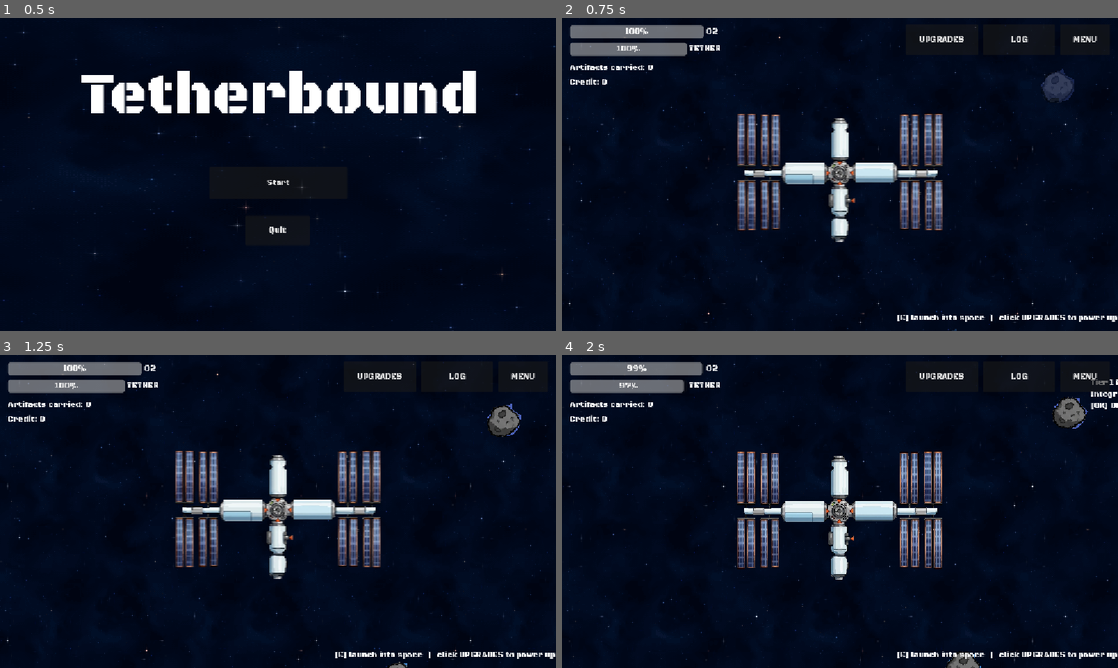
Above: before the commit, frames 1-4 (two rows, left to right).
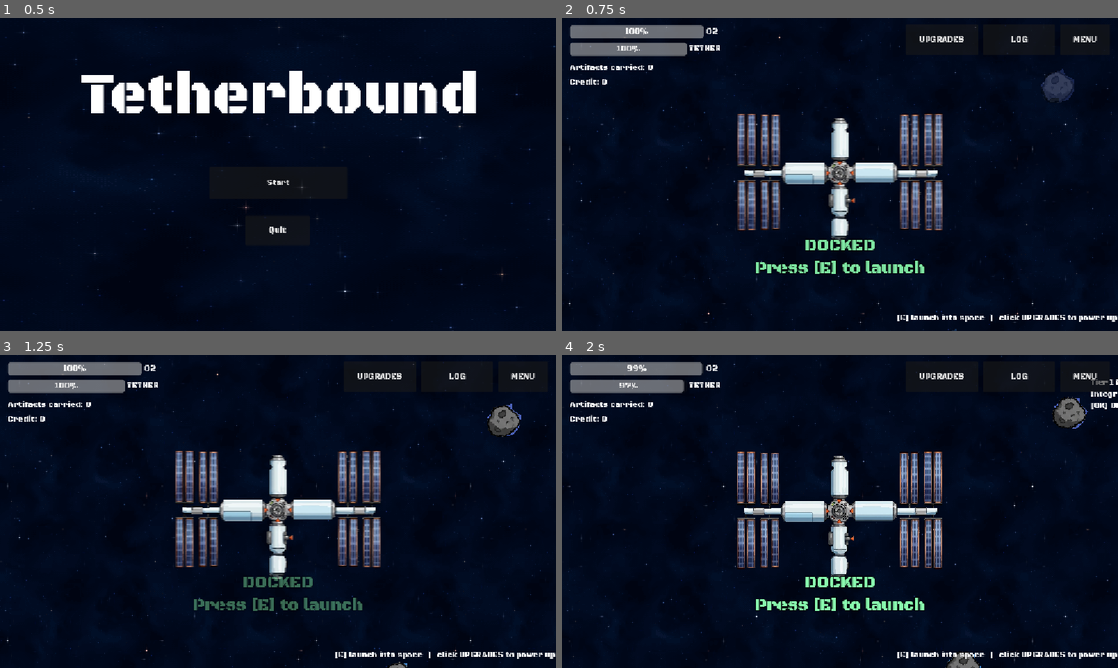
Above: after the commit, the same moments.

Repository: sirakit/Godot_Game_Jam_Project
Game: Godot game, scene res://Scenes/main_menu.tscn
Two runs of this game, one before a commit and one after it. Both use one fixed random seed, a clock stepped at 60 frames per second and the inputs below.
Inputs (mouse positions are in pixels of both pictures, inside the frame that each line leads up to):
- Up to frame 1 (0.5 s): no input
- Up to frame 2 (0.75 s): click "Start" at 0.5 s
- Up to frame 3 (1.25 s): no input
- Up to frame 4 (2 s): tap E (interact) at 1.25, 1.55 s; move the mouse to (1067, 420) at 1.27 s; hold D (move_right) from 1.28 s (still down); hold Space (chisel) from 1.28 s (still down); click (1067, 420) at 1.42 s

Frame 1 is identical in both runs. In frame 2, 1.0% of the frame differs, in the area x 34-66%, y 70-82%; in frame 3, 0.9%; in frame 4, 1.1%.

Commit message:
Updated Ver 0.4.1 - 0.4.3
Rocks cool down on their own when not being chiseled
overheating warning; collect and dock notifications
changed UI collection log to look more interesting
updated HTML

Diff:
--- a/Scenes/space.tscn
+++ b/Scenes/space.tscn
@@ -160,12 +160,13 @@
 [node name="PerfectLabel" type="Label" parent="CanvasLayer2/UI" unique_id=1855824627]
 modulate = Color(1, 1, 0, 1)
 layout_mode = 0
-offset_left = 786.0
-offset_top = 174.0
-offset_right = 994.0
-offset_bottom = 197.0
+offset_left = 730.0
+offset_top = 266.0
+offset_right = 938.0
+offset_bottom = 289.0
 theme_override_fonts/font = ExtResource("11_0b4c6")
 text = " PERFECT EXTRACTION! "
+horizontal_alignment = 1
 
 [node name="UpgradeButtons" type="HBoxContainer" parent="CanvasLayer2/UI" unique_id=1901410214]
 visible = false
--- a/Scripts/Game.gd
+++ b/Scripts/Game.gd
@@ -11,6 +11,10 @@
 signal perfect_extraction()
 signal debris_hit()
 signal dock_penalty_applied(penalty: float, lost: int)
+signal artifact_collected(tier: int, artifact_name: String, quality: int, is_new: bool)
+signal heat_danger_changed(active: bool)
+signal launched()
+signal docked(handed_in: int, earned: int)
 
 
 var restart_progress: float = 0.0
@@ -62,6 +66,10 @@
 var ui_modal_open: bool = false
 var recall_progress: float = 0.0
 
+var collected_counts: Dictionary = {}   # ชื่อ artifact -> จำนวนที่เก็บ
+var best_quality: Dictionary = {}       # ชื่อ artifact -> คุณภาพสูงสุด (%)
+var _hot_rocks: Dictionary = {}         # id หินที่ร้อนเกินเส้นอันตรายตอนถูกตอก
+
 func get_upgrade_cost(id: String) -> int:
 	return int(UPGRADE_BASE_COST[id] * pow(UPGRADE_COST_GROWTH, upgrade_levels[id]))
 
@@ -74,14 +82,18 @@
 func start_outside() -> void:
 	is_outside = true
 	reset_trip()
+	launched.emit()
 
 func dock(penalty: float = 0.0) -> void:
 	is_outside = false
 	var lost := 0
+	var handed := carried_artifacts.size()
+	var gained := 0
 	for a in carried_artifacts:
 		var full := int(a["value"] * income_multiplier)
 		var earned := int(full * (1.0 - penalty))
 		lost += full - earned
+		gained += earned
 		points += earned
 		total_earned += earned
 	carried_artifacts.clear()
@@ -89,19 +101,39 @@
 	artifacts_changed.emit(0)
 	trip_ended.emit()
 	if lost > 0:
-		dock_penalty_applied.emit(penalty, lost)
+		dock_penalty_applied.emit(penalty, lost)      # ป้ายค่าปรับสำคัญกว่า จึงไม่ซ้อนป้ายสรุป
+	else:
+		docked.emit(handed, gained)
 
 func add_artifact(art_data: Dictionary) -> void:
 	carried_artifacts.append(art_data)
 	artifacts_changed.emit(carried_artifacts.size())
 
 	var art_name: String = art_data.get("name", "")
-	# นับเข้าสมุดสะสมเฉพาะชื่อที่อยู่ในแคตตาล็อกจริง กัน "Unknown Artifact" มาดันตัวเลข
-	if ArtifactDB.is_valid(art_name) and not discovered_artifacts.has(art_name):
-		discovered_artifacts[art_name] = true
-		collection_changed.emit()
-		if discovered_artifacts.size() >= ArtifactDB.all_names().size():
-			collection_completed.emit()
+	var tier: int = art_data.get("tier", 0)
+	var quality: int = art_data.get("quality", 0)
+	var is_new := false
+	if ArtifactDB.is_valid(art_name):
+		collected_counts[art_name] = int(collected_counts.get(art_name, 0)) + 1
+		best_quality[art_name] = maxi(int(best_quality.get(art_name, 0)), quality)
+		is_new = not discovered_artifacts.has(art_name)
+		if is_new:
+			discovered_artifacts[art_name] = true
+			collection_changed.emit()
+			if discovered_artifacts.size() >= ArtifactDB.all_names().size():
+				collection_completed.emit()
+	artifact_collected.emit(tier, art_name, quality, is_new)
+
+# หินแต่ละก้อนแจ้งว่า "ร้อนเกินเส้นตอนถูกตอก" หรือเปล่า เตือนเมื่อมีอย่างน้อย 1 ก้อน
+func set_rock_hot(id: int, hot: bool) -> void:
+	var was := not _hot_rocks.is_empty()
+	if hot:
+		_hot_rocks[id] = true
+	else:
+		_hot_rocks.erase(id)
+	var now := not _hot_rocks.is_empty()
+	if now != was:
+		heat_danger_changed.emit(now)
 
 func tick(delta: float) -> void:
 	if is_outside:
@@ -182,6 +214,10 @@
 	points_changed.emit(points)
 	artifacts_changed.emit(0)
 	upgrades_changed.emit()
+	collected_counts.clear()
+	best_quality.clear()
+	_hot_rocks.clear()
+	heat_danger_changed.emit(false)
 
 # ความเร็วสูงสุดที่เพิ่มต่อแรงขับ 1 หน่วย: dt(1/60) x damping(0.92) / (1 - 0.92) ถ้าเปลี่ยน damping ใน player.gd ต้องแก้ตรงนี้
 func speed_gain(thrust_bonus: float) -> int:
--- a/Scripts/UI.gd
+++ b/Scripts/UI.gd
@@ -1,5 +1,6 @@
 extends Control
 
+const UI_FONT := preload("res://Assets/fonts/Black_Ops_One/BlackOpsOne-Regular.ttf")
 const AUTO_OPEN_SHOP_AFTER_DOCK := false        # true = เปิด popup อัปเกรดเองตอนกลับยานถ้ามีของซื้อได้
 
 @onready var oxygen_bar: ProgressBar = $OxygenBar
@@ -15,9 +16,15 @@
 var _restart_btn: Button
 var _restart_armed: bool = false
 var _toast: Label
+var _dock_banner: Label
+var _heat_warn: Label
 var _toast_tween: Tween
 
+
 func _ready() -> void:
+	var t := Theme.new()
+	t.default_font = UI_FONT
+	theme = t           # ลูกทุกตัวของ UI (รวมสมุดสะสมและ popup ที่สร้างด้วยโค้ด) ใช้ฟอนต์นี้เอง
 	process_mode = Node.PROCESS_MODE_ALWAYS          # ให้ปุ่มเมนูกดได้ตอนเกมหยุด (pause)
 	Game.oxygen_changed.connect(_on_oxygen_changed)
 	Game.tether_changed.connect(_on_tether_changed)
@@ -28,6 +35,10 @@
 	Game.debris_hit.connect(_on_debris_hit)
 	Game.dock_penalty_applied.connect(_on_dock_penalty)
 	Game.trip_ended.connect(_on_trip_ended)
+	Game.artifact_collected.connect(_on_artifact_collected)
+	Game.heat_danger_changed.connect(_on_heat_danger)
+	Game.docked.connect(_on_docked)
+
 
 	hit_flash.mouse_filter = Control.MOUSE_FILTER_IGNORE   # ไม่งั้นบล็อกเมาส์ ทำให้ hover/แตะหินไม่ติด
 	hit_flash.color.a = 0.0
@@ -40,6 +51,7 @@
 	_build_upgrade_panel()
 	_build_menu()
 	_build_toast()
+	_build_banners()
 
 	if has_node("PerfectLabel"):
 		$PerfectLabel.visible = false
@@ -195,6 +207,14 @@
 
 # ---------- ทุกเฟรม ----------
 func _process(_delta: float) -> void:
+	var t := Time.get_ticks_msec() / 1000.0
+	var docked_now := not Game.is_outside and not Game.ui_modal_open   # popup เปิดอยู่ไม่ต้องโชว์
+	_dock_banner.visible = docked_now
+	if docked_now:
+		_dock_banner.text = "DOCKED\nPress [E] to launch"
+		_dock_banner.modulate.a = 0.7 + 0.3 * sin(t * 4.0)           # กะพริบช้าๆ ให้รู้ว่ากดได้
+	if _heat_warn.visible:
+		_heat_warn.modulate.a = 0.55 + 0.45 * absf(sin(t * 9.0))     # กะพริบเร็วกว่า = เร่งด่วน
 	_btn_upgrades.visible = not Game.is_outside
 	if Game.is_outside and _upgrade_panel.visible:
 		_upgrade_panel.close()
@@ -286,3 +306,45 @@
 		_show_toast("OUT OF OXYGEN   -%d%%   (-%d pt)" % [pct, lost], Color(1.0, 0.35, 0.3))
 	else:
 		_show_toast("RECALL FEE   -%d%%   (-%d pt)" % [pct, lost], Color(1.0, 0.75, 0.3))
+
+func _make_banner(size: int, color: Color) -> Label:
+	var l := Label.new()
+	l.mouse_filter = Control.MOUSE_FILTER_IGNORE
+	l.horizontal_alignment = HORIZONTAL_ALIGNMENT_CENTER
+	l.add_theme_font_size_override("font_size", size)
+	l.add_theme_color_override("font_color", color)
+	l.add_theme_color_override("font_outline_color", Color(0, 0, 0, 0.85))
+	l.add_theme_constant_override("outline_size", 8)    # ขอบดำ อ่านออกบนพื้นหลังดาว
+	l.visible = false
+	add_child(l)
+	return l
+
+func _build_banners() -> void:
+	_dock_banner = _make_banner(34, Color(0.55, 1.0, 0.7))
+	_dock_banner.set_anchors_preset(Control.PRESET_CENTER_BOTTOM)
+	_dock_banner.offset_left = -400.0
+	_dock_banner.offset_right = 400.0
+	_dock_banner.offset_top = -200.0
+	_dock_banner.offset_bottom = -90.0
+	_heat_warn = _make_banner(30, Color(1.0, 0.35, 0.25))
+	_heat_warn.set_anchors_preset(Control.PRESET_CENTER_TOP)
+	_heat_warn.offset_left = -400.0
+	_heat_warn.offset_right = 400.0
+	_heat_warn.offset_top = 120.0
+	_heat_warn.text = "OVERHEATING!   release to cool down"
+
+func _on_heat_danger(active: bool) -> void:
+	_heat_warn.visible = active
+
+func _on_artifact_collected(tier: int, artifact_name: String, quality: int, is_new: bool) -> void:
+	var r := MeteoriteTiers.rarity(tier)
+	var col: Color = MeteoriteTiers.RARITY_COLORS[r]
+	var rarity_name: String = MeteoriteTiers.RARITY_NAMES[r]
+	if is_new:
+		_show_toast("NEW DISCOVERY!   T%d  %s  (%s)" % [tier, artifact_name, rarity_name], col)
+	else:
+		_show_toast("Collected   T%d  %s   %d%%" % [tier, artifact_name, quality], col)
+
+func _on_docked(handed_in: int, earned: int) -> void:
+	if handed_in > 0:
+		_show_toast("HANDED IN   %d artifact%s   +%d pt" % [handed_in, "" if handed_in == 1 else "s", earned], Color(0.55, 1.0, 0.7))
--- a/Scripts/collection_log.gd
+++ b/Scripts/collection_log.gd
@@ -1,69 +1,159 @@
 extends PanelContainer
 
-@onready var grid: GridContainer = $VBox/Grid
-@onready var count_label: Label = $VBox/CountLabel
+const TIERS_PER_RARITY := 2
+const HIDDEN := Color(0.45, 0.50, 0.60)
 
-const COLOR_FOUND := Color(0.55, 1.0, 0.65)
-const COLOR_HIDDEN := Color(0.55, 0.55, 0.55)
-const COLOR_RARE_HIDDEN := Color(0.237, 0.587, 0.79, 1.0)
-const COLOR_EPIC_HIDDEN := Color(0.846, 0.281, 0.754, 1.0)
-const COLOR_LEGENDARY_HIDDEN := Color(0.94, 0.615, 0.16, 1.0)
-const COLOR_ANCIENT_HIDDEN := Color(0.79, 0.024, 0.024, 1.0)
-
-var _rows: Dictionary = {}   # ชื่อ artifact -> Label
+var _cells: Array = []              # index = tier - 1
+var _count: Label
+var _new_tiers: Dictionary = {}     # tier ที่เพิ่งเจอและยังไม่ได้เปิดดู
 
 func _ready() -> void:
 	visible = false
+	for c in get_children():
+		c.queue_free()
+	_build()
 	Game.collection_changed.connect(_refresh)
 	Game.collection_completed.connect(_refresh)
-	_build_grid()
+	Game.artifact_collected.connect(_on_collected)
+	visibility_changed.connect(_on_visibility_changed)
 	_refresh()
 
-func _build_grid() -> void:
-	for child in grid.get_children():
-		child.queue_free()
-	_rows.clear()
-	for entry_name in ArtifactDB.all_names():
-		var lbl := Label.new()
-		grid.add_child(lbl)
-		_rows[entry_name] = lbl
+func _build() -> void:
+	var margin := MarginContainer.new()
+	for side in ["left", "right", "top", "bottom"]:
+		margin.add_theme_constant_override("margin_" + side, 16)
+	add_child(margin)
+	var root := VBoxContainer.new()
+	root.add_theme_constant_override("separation", 8)
+	margin.add_child(root)
+
+	var head := HBoxContainer.new()
+	root.add_child(head)
+	var title := _line(26)
+	title.text = "COLLECTION"
+	title.size_flags_horizontal = Control.SIZE_EXPAND_FILL
+	head.add_child(title)
+	_count = _line(20)
+	head.add_child(_count)
+
+	for r in MeteoriteTiers.RARITY_NAMES.size():
+		root.add_child(_make_strip(r))
+
+	var hint := _line(12)
+	hint.text = "Farther zones hold higher tiers.   [C] or LOG to close"
+	hint.add_theme_color_override("font_color", HIDDEN)
+	root.add_child(hint)
+
+func _line(size: int) -> Label:
+	var l := Label.new()
+	l.add_theme_font_size_override("font_size", size)
+	return l
+
+# แถวความหายาก: แถบสี + ชื่อ + 2 ช่อง tier
+func _make_strip(r: int) -> Control:
+	var col: Color = MeteoriteTiers.RARITY_COLORS[r]
+	var strip := HBoxContainer.new()
+	strip.add_theme_constant_override("separation", 10)
+	var bar := ColorRect.new()
+	bar.color = col
+	bar.custom_minimum_size = Vector2(6, 0)
+	strip.add_child(bar)
+	var name_lbl := _line(16)
+	name_lbl.text = MeteoriteTiers.RARITY_NAMES[r]
+	name_lbl.custom_minimum_size = Vector2(120, 0)
+	name_lbl.vertical_alignment = VERTICAL_ALIGNMENT_CENTER
+	name_lbl.add_theme_color_override("font_color", col)
+	strip.add_child(name_lbl)
+	for k in TIERS_PER_RARITY:
+		strip.add_child(_make_cell(r * TIERS_PER_RARITY + k + 1, col))
+	return strip
+
+func _make_cell(tier: int, col: Color) -> Control:
+	var cell := PanelContainer.new()
+	cell.custom_minimum_size = Vector2(340, 0)
+	var sb := StyleBoxFlat.new()
+	sb.bg_color = Color(0.06, 0.08, 0.16, 0.9)
+	sb.set_border_width_all(2)
+	sb.set_corner_radius_all(6)
+	sb.set_content_margin_all(8)
+	cell.add_theme_stylebox_override("panel", sb)
+
+	var hb := HBoxContainer.new()
+	hb.add_theme_constant_override("separation", 10)
+	cell.add_child(hb)
+
+	var swatch := ColorRect.new()                       # ช่องสีของ tier (ถ้ามีภาพ artifact จะแสดงภาพทับ)
+	swatch.custom_minimum_size = Vector2(44, 44)
+	hb.add_child(swatch)
+	var tag := _line(16)
+	tag.text = "T%d" % tier
+	swatch.add_child(tag)
+	tag.set_anchors_and_offsets_preset(Control.PRESET_FULL_RECT)
+	tag.horizontal_alignment = HORIZONTAL_ALIGNMENT_CENTER
+	tag.vertical_alignment = VERTICAL_ALIGNMENT_CENTER
+	var icon := TextureRect.new()
+	icon.expand_mode = TextureRect.EXPAND_IGNORE_SIZE
+	icon.stretch_mode = TextureRect.STRETCH_KEEP_ASPECT_CENTERED
+	icon.visible = false
+	swatch.add_child(icon)
+	icon.set_anchors_and_offsets_preset(Control.PRESET_FULL_RECT)
+
+	var vb := VBoxContainer.new()
+	vb.size_flags_horizontal = Control.SIZE_EXPAND_FILL
+	hb.add_child(vb)
+	var title := _line(16)
+	var sub := _line(12)
+	var stat := _line(12)
+	vb.add_child(title)
+	vb.add_child(sub)
+	vb.add_child(stat)
+
+	_cells.append({"sb": sb, "col": col, "swatch": swatch, "tag": tag, "icon": icon,
+		"title": title, "sub": sub, "stat": stat})
+	return cell
 
 func _refresh() -> void:
-	for entry_name in _rows.keys():
-		var lbl: Label = _rows[entry_name]
-		var rare: bool = ArtifactDB.is_rare(entry_name)
-		var epic: bool = ArtifactDB.is_epic(entry_name)
-		var legendary: bool = ArtifactDB.is_legendary(entry_name)
-		var ancient: bool = ArtifactDB.is_ancient(entry_name)
+	var names := ArtifactDB.all_names()
+	for i in _cells.size():
+		var c: Dictionary = _cells[i]
+		var tier := i + 1
+		var artifact_name: String = names[i]
+		var found: bool = Game.discovered_artifacts.has(artifact_name)
+		var col: Color = c["col"]
+		var tint: Color = MeteoriteTiers.TINTS[i]
 
-		if Game.discovered_artifacts.has(entry_name):
-			lbl.text = "[x] " + entry_name
-			if ancient:
-				lbl.modulate = COLOR_ANCIENT_HIDDEN
-			elif legendary:
-				lbl.modulate = COLOR_LEGENDARY_HIDDEN
-			elif epic:
-				lbl.modulate = COLOR_EPIC_HIDDEN
-			elif rare:
-				lbl.modulate = COLOR_RARE_HIDDEN
-			else:
-				lbl.modulate = COLOR_FOUND
+		c["swatch"].color = tint if found else tint.darkened(0.7)
+		c["sb"].border_color = col if found else col.darkened(0.55)
+		var title_text := artifact_name if found else "???"
+		if _new_tiers.has(tier):
+			title_text += "   NEW"
+		c["title"].text = title_text
+		c["title"].add_theme_color_override("font_color", col if found else HIDDEN)
+
+		var sub := "Zone %d  |  DEF %.1f" % [MeteoriteTiers.best_zone(tier) + 1, MeteoriteTiers.DEFENSE[i]]
+		if found:
+			sub += "  |  %d pt" % MeteoriteTiers.VALUE[i]
+		c["sub"].text = sub
+		if found:
+			c["stat"].text = "Collected x%d    Best %d%%" % [Game.collected_counts.get(artifact_name, 0), Game.best_quality.get(artifact_name, 0)]
 		else:
-			var tier := ArtifactDB.all_names().find(entry_name) + 1
-			lbl.text = "[ ] ???  (T%d, Zone %d)" % [tier, MeteoriteTiers.best_zone(tier) + 1]
-			if ancient:
-				lbl.modulate = COLOR_ANCIENT_HIDDEN
-			elif legendary:
-				lbl.modulate = COLOR_LEGENDARY_HIDDEN
-			elif epic:
-				lbl.modulate = COLOR_EPIC_HIDDEN
-			elif rare:
-				lbl.modulate = COLOR_RARE_HIDDEN
-			else:
-				lbl.modulate = COLOR_HIDDEN
+			c["stat"].text = "Not found yet"
 
-	var found: int = Game.discovered_artifacts.size()
-	var total: int = ArtifactDB.all_names().size()
-	count_label.text = "Collection: %d / %d" % [found, total]
-	if found >= total:
-		count_label.text += "  -  ALL CATALOGUED!"
+		var tex: Texture2D = ArtifactDB.get_texture(artifact_name) if found else null
+		c["icon"].texture = tex
+		c["icon"].visible = tex != null
+		c["tag"].visible = tex == null
+
+	var n := Game.discovered_artifacts.size()
+	var total := names.size()
+	_count.text = "%d / %d" % [n, total] + ("   ALL CATALOGUED!" if n >= total else "")
+
+func _on_collected(tier: int, _artifact_name: String, _quality: int, is_new: bool) -> void:
+	if is_new:
+		_new_tiers[tier] = true
+	_refresh()
+
+func _on_visibility_changed() -> void:
+	if visible:
+		_refresh()
+		_new_tiers.clear()      # เปิดดูแล้ว ป้าย NEW หายในรอบถัดไป
--- a/Scripts/meteorite.gd
+++ b/Scripts/meteorite.gd
@@ -28,7 +28,8 @@
 var artifact_collected: bool = false
 var artifact_health: float = 100.0
 
-var is_mining: bool = false
+var _mining_grace: float = 0.0     # > 0 = กำลังถูกตอก (chisel() ต่อให้ทุก tick)
+var _hot: bool = false             # ร้อนเกินเส้นอันตรายตอนกำลังถูกตอก
 var heat: float = 0.0
 var heat_max: float = 100.0
 var heat_gain_rate: float = 40.0
@@ -147,12 +148,6 @@
 		)
 	visual.rotation += spin_speed * delta        # หมุนเฉพาะภาพ ป้ายกับบาร์ไม่หมุนตาม
 
-	if not is_mining and heat > 0.0:
-		heat = maxf(0.0, heat - heat_cool_rate * delta)
-		_update_bars()
-
-		if heat <= 0.0 and not artifact_revealed:
-				_set_bars_visible(false)
 
 	if _shake > 0.0:
 		_shake = max(0.0, _shake - delta * 8.0)
@@ -173,7 +168,7 @@
 	if artifact_collected:
 		return
 
-	is_mining = true
+	_mining_grace = 0.06
 	_shake = 1.0
 	_set_bars_visible(true)
 
@@ -196,19 +191,15 @@
 
 	_update_bars()
 
-func cool_down(delta: float) -> void:
-	heat = max(0.0, heat - heat_cool_rate * delta)
-	_update_bars()
-
-	if heat <= 0.0 and not artifact_revealed:
-		_set_bars_visible(false)
-
 func _update_bars() -> void:
 	heat_bar.value = heat
 	integrity_bar.value = artifact_health
 	var danger := heat_damage_threshold if not artifact_revealed else heat_damage_threshold * 0.6
 	heat_bar.modulate = Color(1.0, 0.25, 0.15) if heat > danger else Color(1.0, 0.65, 0.2)
 	integrity_bar.modulate = Color(1.0, 0.3, 0.3) if artifact_health < 50.0 else Color(0.4, 0.9, 1.0)
+		# เตือนเฉพาะตอน "กำลังตอก" และร้อนเกินเส้น (หินที่เย็นอยู่เองไม่เป็นอันตราย)
+	var limit := heat_damage_threshold * (0.6 if artifact_revealed else 1.0)
+	_set_hot(heat > limit and _mining_grace > 0.0)
 	if info_label.visible:
 		_refresh_info_label()
 
@@ -236,7 +227,10 @@
 		if is_perfect:
 			final_value = int(final_value * 1.5)
 
-		Game.add_artifact({"name": artifact_name, "value": final_value})
+		Game.add_artifact({
+			"name": artifact_name, "value": final_value,
+			"tier": tier, "quality": int(artifact_health),
+		})
 		if is_perfect:
 			Game.perfect_extraction.emit()
 
@@ -265,3 +259,27 @@
 	else:
 		lines.append("[!] DEF %.1f - Drill %d: mining at %d%% speed" % [defense, int(Game.drill_strength), int(mult * 100.0)])
 	info_label.text = "\n".join(lines)
+
+func _physics_process(delta: float) -> void:
+	if _mining_grace > 0.0:
+		_mining_grace -= delta
+		return
+	if heat > 0.0:                      # ไม่มีใครตอก = เย็นลงเอง ไม่ว่าผู้เล่นอยู่ไหน
+		heat = maxf(0.0, heat - heat_cool_rate * delta)
+		_update_bars()
+
+func _set_hot(on: bool) -> void:
+	if on != _hot:
+		_hot = on
+		Game.set_rock_hot(get_instance_id(), on)
+
+func _exit_tree() -> void:
+	if _hot:
+		Game.set_rock_hot(get_instance_id(), false)   # หินถูกเก็บ/ลบตอนร้อนอยู่ ต้องปิดคำเตือนด้วย
+
+func cool_down(delta: float) -> void:
+	heat = max(0.0, heat - heat_cool_rate * delta)
+	_update_bars()
+
+	if heat <= 0.0 and not artifact_revealed:
+		_set_bars_visible(false)
--- a/Scripts/meteorite_tiers.gd
+++ b/Scripts/meteorite_tiers.gd
@@ -27,6 +27,16 @@
 	[0, 0, 0, 10, 20, 30, 25, 15, 0, 0],
 	[0, 0, 0, 0, 0, 10, 20, 25, 25, 20],
 ]
+
+const RARITY_NAMES := ["COMMON", "RARE", "EPIC", "LEGENDARY", "ANCIENT"]
+const RARITY_COLORS := [
+	Color(0.70, 0.78, 0.70), Color(0.24, 0.59, 0.79), Color(0.85, 0.28, 0.75),
+	Color(0.94, 0.62, 0.16), Color(0.79, 0.15, 0.15),
+]
+
+# tier 1-2 = COMMON, 3-4 = RARE, 5-6 = EPIC, 7-8 = LEGENDARY, 9-10 = ANCIENT (ตรงกับลำดับใน ArtifactDB)
+static func rarity(tier: int) -> int:
+	return (clampi(tier, 1, 10) - 1) >> 1
 
 static func zone_of(distance: float) -> int:
 	for z in ZONE_OUTER.size():
--- /dev/null
+++ b/Scripts/sfx.gd
@@ -0,0 +1,93 @@
+extends Node
+
+const DIR := "res://Assets/audio/sfx/"
+const EXTS := [".wav", ".ogg", ".mp3"]
+const VOICES := 8                    # เล่นซ้อนกันได้พร้อมกัน 8 เสียง
+
+var _voices: Array[AudioStreamPlayer] = []
+var _cache: Dictionary = {}          # id -> AudioStream (หรือ null ถ้าไม่มีไฟล์ จะได้ไม่หาซ้ำ)
+var _loop: AudioStreamPlayer
+var _loop_id: String = ""
+var _levels: int = 0
+
+func _ready() -> void:
+	process_mode = Node.PROCESS_MODE_ALWAYS        # เมนู pause ยังมีเสียงปุ่ม
+	var bus := "SFX" if AudioServer.get_bus_index("SFX") != -1 else "Master"
+	for i in VOICES:
+		var p := AudioStreamPlayer.new()
+		p.bus = bus
+		add_child(p)
+		_voices.append(p)
+	_loop = AudioStreamPlayer.new()
+	_loop.bus = bus
+	_loop.finished.connect(_on_loop_finished)
+	add_child(_loop)
+
+	# ฟังสัญญาณที่มีอยู่แล้ว ไม่ต้องแก้ไฟล์อื่น
+	Game.perfect_extraction.connect(play.bind("perfect"))
+	Game.debris_hit.connect(play.bind("debris_hit"))
+	Game.trip_ended.connect(play.bind("dock"))
+	Game.launched.connect(play.bind("launch"))
+	Game.artifact_collected.connect(_on_collected)
+	Game.heat_danger_changed.connect(_on_heat_danger)
+	Game.upgrades_changed.connect(_on_upgrades)
+
+# หาไฟล์ครั้งแรกแล้วจำไว้ ไม่มีไฟล์ = เงียบ ไม่ error เพิ่มเสียงทีละไฟล์ได้เลย
+func _stream(id: String) -> AudioStream:
+	if _cache.has(id):
+		return _cache[id]
+	var s: AudioStream = null
+	for e in EXTS:
+		var path: String = DIR + id + e
+		if ResourceLoader.exists(path):
+			s = load(path) as AudioStream
+			break
+	_cache[id] = s
+	return s
+
+func play(id: String, pitch_variance: float = 0.0) -> void:
+	var s := _stream(id)
+	if s == null:
+		return
+	for p in _voices:
+		if not p.playing:
+			p.stream = s
+			p.pitch_scale = 1.0 + randf_range(-pitch_variance, pitch_variance)
+			p.play()
+			return
+
+func loop_start(id: String) -> void:
+	var s := _stream(id)
+	if s == null or _loop_id == id:
+		return
+	_loop_id = id
+	_loop.stream = s
+	_loop.play()
+
+func loop_stop() -> void:
+	_loop_id = ""
+	_loop.stop()
+
+func _on_loop_finished() -> void:      # วนซ้ำด้วยโค้ด ไม่ต้องตั้ง Loop ในแผง Import
+	if _loop_id != "":
+		_loop.play()
+
+func _on_collected(_tier: int, _artifact_name: String, _quality: int, is_new: bool) -> void:
+	if is_new and _stream("discovery") != null:
+		play("discovery")
+	else:
+		play("collect", 0.05)
+
+func _on_heat_danger(active: bool) -> void:
+	if active:
+		loop_start("heat_warning")
+	else:
+		loop_stop()
+
+func _on_upgrades() -> void:           # upgrades_changed ยิงตอน restart ด้วย จึงเทียบผลรวมเลเวล
+	var total := 0
+	for v in Game.upgrade_levels.values():
+		total += v
+	if total > _levels:
+		play("upgrade")
+	_levels = total
--- a/project.godot
+++ b/project.godot
@@ -19,6 +19,7 @@
 
 Game="*uid://42idu4jsg8bf"
 Bgm="*uid://cwqvera8a83a8"
+Sfx="*uid://vg03n2cpoqsr"
 
 [display]
 
Binary file added: Assets/sprites/player/Player_sprite_ver 2.0.png
Not shown, added: Assets/sprites/player/Player_sprite_ver 2.0.png.import
Not shown, added: Scripts/sfx.gd.uid
Not shown, changed: Web_build/index.pck
